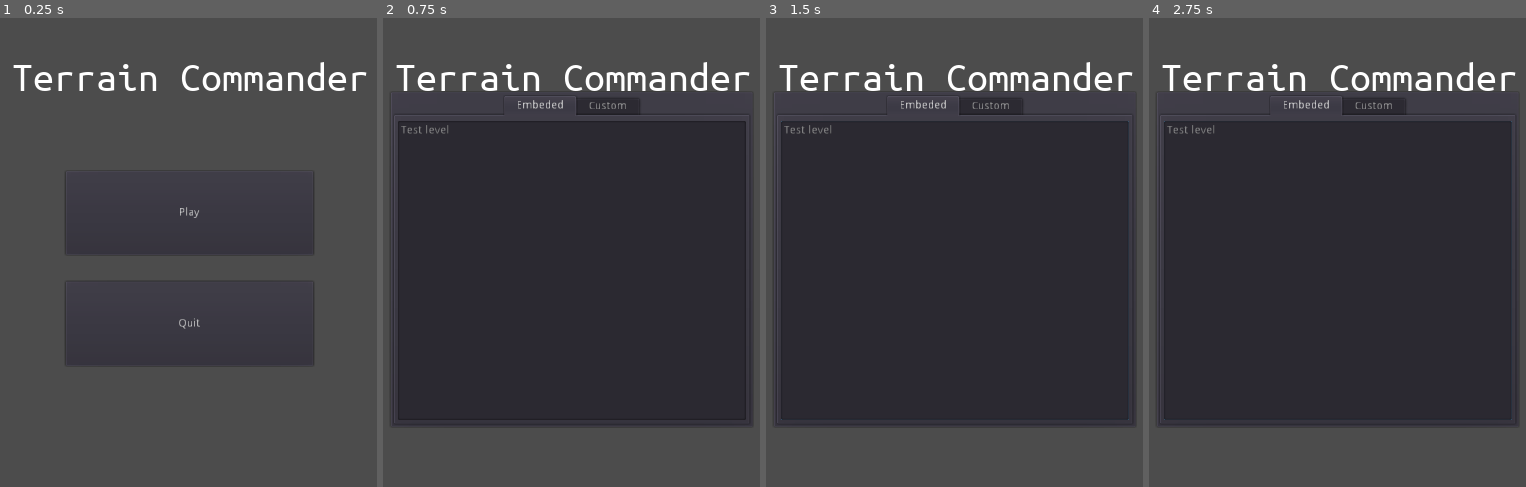
Above: before the commit, frames 1-4 (left to right).
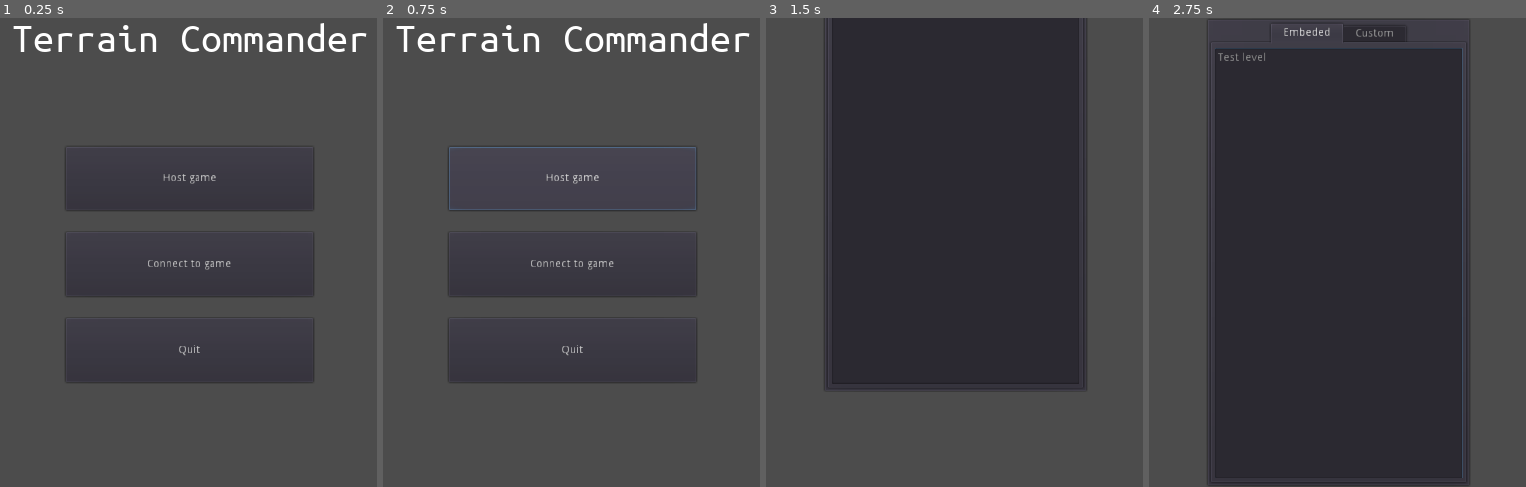
Above: after the commit, the same moments.

Repository: Blinc13/terrain_commander
Game: Godot game, scene res://scenes/ui/MainMenu.tscn
The game is run twice, just before and just after one commit, with the same random seed, the same clock (stepped at 60 frames per second) and the same inputs.
Inputs (mouse positions are in pixels of both pictures, inside the frame that each line leads up to):
- Up to frame 1 (0.25 s): no input
- Up to frame 2 (0.75 s): click (571, 177) at 0.5 s, where only the run after the commit has a clickable "Host game"
- Up to frame 3 (1.5 s): click (954, 158) at 1.25 s, where only the run after the commit has a clickable "Connect to game"
- Up to frame 4 (2.75 s): click (1337, 214) at 2 s, where only the run before the commit has a clickable "Play"

The runs differ from the first frame. In frame 1, 3.8% of the frame differs, in the area x 3-98%, y 1-78%; in frame 2, 45%, in the area x 2-98%, y 1-87%; in frame 3, 31%; in frame 4, 31%.

Commit message:
Menu animations Menu currently is unusable

Diff:
--- a/project.godot
+++ b/project.godot
@@ -38,6 +38,11 @@
 "class": "TerrainManager",
 "language": "GDScript",
 "path": "res://src/objects/terrain_manager.gd"
+}, {
+"base": "Tween",
+"class": "UiAnimations",
+"language": "GDScript",
+"path": "res://src/ui/animation.gd"
 } ]
 _global_script_class_icons={
 "Game": "",
@@ -45,7 +50,8 @@
 "PlayersManager": "",
 "Projectile": "",
 "TerrainFragment": "",
-"TerrainManager": ""
+"TerrainManager": "",
+"UiAnimations": ""
 }
 
 [application]
--- a/scenes/ui/MainMenu.tscn
+++ b/scenes/ui/MainMenu.tscn
@@ -1,107 +1,164 @@
-[gd_scene load_steps=4 format=2]
+[gd_scene load_steps=6 format=2]
 
 [ext_resource path="res://assets/fonts/Ubuntu_Mono/UbuntuMono-Regular.ttf" type="DynamicFontData" id=1]
 [ext_resource path="res://src/ui/main_menu.gd" type="Script" id=2]
+[ext_resource path="res://src/ui/animation.gd" type="Script" id=3]
 
 [sub_resource type="DynamicFont" id=1]
 size = 55
 font_data = ExtResource( 1 )
 
+[sub_resource type="Animation" id=2]
+resource_name = "main_to_levels"
+length = 1.5
+step = 0.5
+tracks/0/type = "value"
+tracks/0/path = NodePath("MainScreen:rect_position")
+tracks/0/interp = 1
+tracks/0/loop_wrap = true
+tracks/0/imported = false
+tracks/0/enabled = true
+tracks/0/keys = {
+"times": PoolRealArray( 0, 1.5 ),
+"transitions": PoolRealArray( 0.129408, 0.129408 ),
+"update": 0,
+"values": [ Vector2( 0, 49 ), Vector2( 3, 737 ) ]
+}
+tracks/1/type = "value"
+tracks/1/path = NodePath("LevelsList/HBoxContainer/LevelsList:rect_position")
+tracks/1/interp = 1
+tracks/1/loop_wrap = true
+tracks/1/imported = false
+tracks/1/enabled = true
+tracks/1/keys = {
+"times": PoolRealArray( 0, 1.5 ),
+"transitions": PoolRealArray( 0.1291, 0.1291 ),
+"update": 0,
+"values": [ Vector2( 283, -554 ), Vector2( 280, 78 ) ]
+}
+
 [node name="Control" type="Control"]
 anchor_right = 1.0
 anchor_bottom = 1.0
 script = ExtResource( 2 )
 
-[node name="Title" type="VBoxContainer" parent="."]
+[node name="MainScreen" type="VBoxContainer" parent="."]
 anchor_top = 0.5
 anchor_right = 1.0
 anchor_bottom = 0.5
-margin_top = -251.0
-margin_bottom = 257.0
+margin_top = -300.0
+margin_bottom = 300.0
 alignment = 1
 
-[node name="Label" type="Label" parent="Title"]
+[node name="Label" type="Label" parent="MainScreen"]
 margin_right = 1024.0
 margin_bottom = 56.0
 custom_fonts/font = SubResource( 1 )
 text = "Terrain Commander"
 align = 1
 
-[node name="Separator" type="Control" parent="Title"]
+[node name="Separator" type="Control" parent="MainScreen"]
 margin_top = 60.0
 margin_right = 1024.0
-margin_bottom = 144.0
+margin_bottom = 162.0
 size_flags_vertical = 3
 size_flags_stretch_ratio = 0.34
 
-[node name="HBoxContainer" type="HBoxContainer" parent="Title"]
-margin_top = 148.0
-margin_right = 1024.0
-margin_bottom = 397.0
-size_flags_vertical = 3
-
-[node name="Separator" type="Control" parent="Title/HBoxContainer"]
+[node name="HBoxContainer" type="HBoxContainer" parent="MainScreen"]
+margin_top = 166.0
+margin_right = 1024.0
+margin_bottom = 466.0
+size_flags_vertical = 3
+
+[node name="Separator" type="Control" parent="MainScreen/HBoxContainer"]
 margin_right = 349.0
-margin_bottom = 249.0
-size_flags_horizontal = 3
-
-[node name="VBoxContainer" type="VBoxContainer" parent="Title/HBoxContainer"]
+margin_bottom = 300.0
+size_flags_horizontal = 3
+
+[node name="VBoxContainer" type="VBoxContainer" parent="MainScreen/HBoxContainer"]
 margin_left = 353.0
 margin_right = 670.0
-margin_bottom = 249.0
+margin_bottom = 300.0
 size_flags_horizontal = 3
 size_flags_stretch_ratio = 0.91
 
-[node name="PlayButton" type="Button" parent="Title/HBoxContainer/VBoxContainer"]
-margin_right = 317.0
-margin_bottom = 107.0
-size_flags_vertical = 3
-text = "Play"
-
-[node name="Separator" type="Control" parent="Title/HBoxContainer/VBoxContainer"]
-margin_top = 111.0
-margin_right = 317.0
-margin_bottom = 137.0
+[node name="HostButton" type="Button" parent="MainScreen/HBoxContainer/VBoxContainer"]
+margin_right = 317.0
+margin_bottom = 81.0
+size_flags_vertical = 3
+text = "Host game"
+
+[node name="Separator" type="Control" parent="MainScreen/HBoxContainer/VBoxContainer"]
+margin_top = 85.0
+margin_right = 317.0
+margin_bottom = 105.0
 size_flags_vertical = 3
 size_flags_stretch_ratio = 0.24
 
-[node name="QuitButton" type="Button" parent="Title/HBoxContainer/VBoxContainer"]
-margin_top = 141.0
-margin_right = 317.0
-margin_bottom = 249.0
+[node name="ConnectButton" type="Button" parent="MainScreen/HBoxContainer/VBoxContainer"]
+margin_top = 109.0
+margin_right = 317.0
+margin_bottom = 190.0
+size_flags_vertical = 3
+text = "Connect to game"
+
+[node name="Separator2" type="Control" parent="MainScreen/HBoxContainer/VBoxContainer"]
+margin_top = 194.0
+margin_right = 317.0
+margin_bottom = 214.0
+size_flags_vertical = 3
+size_flags_stretch_ratio = 0.24
+
+[node name="QuitButton" type="Button" parent="MainScreen/HBoxContainer/VBoxContainer"]
+margin_top = 218.0
+margin_right = 317.0
+margin_bottom = 300.0
 size_flags_vertical = 3
 text = "Quit"
 
-[node name="Separator2" type="Control" parent="Title/HBoxContainer"]
+[node name="Separator2" type="Control" parent="MainScreen/HBoxContainer"]
 margin_left = 674.0
 margin_right = 1024.0
-margin_bottom = 249.0
-size_flags_horizontal = 3
-
-[node name="Separator2" type="Control" parent="Title"]
-margin_top = 401.0
-margin_right = 1024.0
-margin_bottom = 508.0
+margin_bottom = 300.0
+size_flags_horizontal = 3
+
+[node name="Separator2" type="Control" parent="MainScreen"]
+margin_top = 470.0
+margin_right = 1024.0
+margin_bottom = 600.0
 size_flags_vertical = 3
 size_flags_stretch_ratio = 0.43
 
-[node name="LevelsList" type="PanelContainer" parent="."]
-visible = false
-anchor_left = 0.271
-anchor_top = 0.155
-anchor_right = 0.727
-anchor_bottom = 0.875
-margin_left = -0.504028
-margin_right = -0.448059
-margin_bottom = -6.10352e-05
-
-[node name="TabContainer" type="TabContainer" parent="LevelsList"]
+[node name="LevelsList" type="VBoxContainer" parent="."]
+anchor_top = 0.5
+anchor_right = 1.0
+anchor_bottom = 0.5
+margin_top = -900.0
+margin_bottom = -300.0
+
+[node name="HBoxContainer" type="HBoxContainer" parent="LevelsList"]
+margin_right = 1024.0
+margin_bottom = 600.0
+size_flags_vertical = 3
+
+[node name="Separator" type="Control" parent="LevelsList/HBoxContainer"]
+margin_right = 338.0
+margin_bottom = 600.0
+size_flags_horizontal = 3
+
+[node name="LevelsList" type="PanelContainer" parent="LevelsList/HBoxContainer"]
+margin_left = 342.0
+margin_right = 681.0
+margin_bottom = 600.0
+size_flags_horizontal = 3
+
+[node name="TabContainer" type="TabContainer" parent="LevelsList/HBoxContainer/LevelsList"]
 margin_left = 7.0
 margin_top = 7.0
-margin_right = 460.0
-margin_bottom = 425.0
-
-[node name="Embeded" type="ItemList" parent="LevelsList/TabContainer"]
+margin_right = 332.0
+margin_bottom = 593.0
+
+[node name="Embeded" type="ItemList" parent="LevelsList/HBoxContainer/LevelsList/TabContainer"]
 anchor_right = 1.0
 anchor_bottom = 1.0
 margin_left = 4.0
@@ -110,41 +167,62 @@
 margin_bottom = -4.0
 max_columns = 2
 
-[node name="Custom" type="ItemList" parent="LevelsList/TabContainer"]
+[node name="Custom" type="ItemList" parent="LevelsList/HBoxContainer/LevelsList/TabContainer"]
 visible = false
 margin_right = 40.0
 margin_bottom = 40.0
 
-[node name="Lobby" type="PanelContainer" parent="."]
-visible = false
-anchor_left = 0.255
-anchor_top = 0.1
-anchor_right = 0.744
-anchor_bottom = 0.898
-margin_left = -0.120026
-margin_right = 0.143982
-margin_bottom = 0.199951
-
-[node name="VBoxContainer" type="VBoxContainer" parent="Lobby"]
+[node name="Separator2" type="Control" parent="LevelsList/HBoxContainer"]
+margin_left = 685.0
+margin_right = 1024.0
+margin_bottom = 600.0
+size_flags_horizontal = 3
+
+[node name="Lobby" type="VBoxContainer" parent="."]
+anchor_top = 0.5
+anchor_right = 1.0
+anchor_bottom = 0.5
+margin_left = -1024.0
+margin_top = -300.0
+margin_right = -1024.0
+margin_bottom = 300.0
+
+[node name="HBoxContainer" type="HBoxContainer" parent="Lobby"]
+margin_right = 1024.0
+margin_bottom = 600.0
+size_flags_vertical = 3
+
+[node name="Separator" type="Control" parent="Lobby/HBoxContainer"]
+margin_right = 338.0
+margin_bottom = 600.0
+size_flags_horizontal = 3
+
+[node name="Lobby" type="PanelContainer" parent="Lobby/HBoxContainer"]
+margin_left = 342.0
+margin_right = 681.0
+margin_bottom = 600.0
+size_flags_horizontal = 3
+
+[node name="VBoxContainer" type="VBoxContainer" parent="Lobby/HBoxContainer/Lobby"]
 margin_left = 7.0
 margin_top = 7.0
-margin_right = 494.0
-margin_bottom = 472.0
-
-[node name="StartServer" type="Button" parent="Lobby/VBoxContainer"]
-margin_right = 487.0
-margin_bottom = 230.0
+margin_right = 332.0
+margin_bottom = 593.0
+
+[node name="StartServer" type="Button" parent="Lobby/HBoxContainer/Lobby/VBoxContainer"]
+margin_right = 325.0
+margin_bottom = 291.0
 size_flags_vertical = 3
 text = "Start server"
 
-[node name="Connect" type="Button" parent="Lobby/VBoxContainer"]
-margin_top = 234.0
-margin_right = 487.0
-margin_bottom = 464.0
+[node name="Connect" type="Button" parent="Lobby/HBoxContainer/Lobby/VBoxContainer"]
+margin_top = 295.0
+margin_right = 325.0
+margin_bottom = 586.0
 size_flags_vertical = 3
 text = "Connect to server"
 
-[node name="StartGame" type="Button" parent="Lobby/VBoxContainer"]
+[node name="StartGame" type="Button" parent="Lobby/HBoxContainer/Lobby/VBoxContainer"]
 visible = false
 margin_top = 312.0
 margin_right = 487.0
@@ -152,9 +230,21 @@
 size_flags_vertical = 3
 text = "Start game"
 
-[connection signal="pressed" from="Title/HBoxContainer/VBoxContainer/PlayButton" to="." method="play"]
-[connection signal="pressed" from="Title/HBoxContainer/VBoxContainer/QuitButton" to="." method="quit"]
-[connection signal="item_activated" from="LevelsList/TabContainer/Embeded" to="." method="embeded_level_selected"]
-[connection signal="pressed" from="Lobby/VBoxContainer/StartServer" to="." method="server_start"]
-[connection signal="pressed" from="Lobby/VBoxContainer/Connect" to="." method="connect_to_server"]
-[connection signal="pressed" from="Lobby/VBoxContainer/StartGame" to="." method="start_game"]
+[node name="Separator2" type="Control" parent="Lobby/HBoxContainer"]
+margin_left = 685.0
+margin_right = 1024.0
+margin_bottom = 600.0
+size_flags_horizontal = 3
+
+[node name="AnimationPlayer" type="AnimationPlayer" parent="."]
+anims/main_to_levels = SubResource( 2 )
+
+[node name="Tween" type="Tween" parent="."]
+script = ExtResource( 3 )
+
+[connection signal="pressed" from="MainScreen/HBoxContainer/VBoxContainer/HostButton" to="." method="host"]
+[connection signal="pressed" from="MainScreen/HBoxContainer/VBoxContainer/QuitButton" to="." method="quit"]
+[connection signal="item_activated" from="LevelsList/HBoxContainer/LevelsList/TabContainer/Embeded" to="." method="embeded_level_selected"]
+[connection signal="pressed" from="Lobby/HBoxContainer/Lobby/VBoxContainer/StartServer" to="." method="server_start"]
+[connection signal="pressed" from="Lobby/HBoxContainer/Lobby/VBoxContainer/Connect" to="." method="connect_to_server"]
+[connection signal="pressed" from="Lobby/HBoxContainer/Lobby/VBoxContainer/StartGame" to="." method="start_game"]
--- /dev/null
+++ b/src/ui/animation.gd
@@ -0,0 +1,15 @@
+extends Tween
+
+class_name UiAnimations
+
+func add_move(ui_el: Control, from: Vector2, to: Vector2, time: float):
+	interpolate_property(ui_el, "rect_position", from, to, time, Tween.TRANS_QUINT, Tween.EASE_IN_OUT)
+
+func change_places(ui_el_f: Control, ui_el_s: Control, time: float):
+	var f_pos = ui_el_f.rect_position
+	var s_pos = ui_el_s.rect_position
+
+	print(f_pos, " ", s_pos)
+
+	add_move(ui_el_f, f_pos, s_pos, time)
+	add_move(ui_el_s, s_pos, f_pos, time)
--- a/src/ui/main_menu.gd
+++ b/src/ui/main_menu.gd
@@ -1,17 +1,18 @@
 extends Control
 
-onready var levels_list = $LevelsList
+onready var levels_list = $LevelsList/HBoxContainer/LevelsList
 
 func quit():
 	get_tree().quit(0)
 
-func play():
+func host():
 	init_levels_list()
 
-	levels_list.show()
+	$Tween.change_places($MainScreen, $LevelsList, 1.6)
+	$Tween.start()
 
 #######################Levels list############################
-onready var embeded_levels = $LevelsList/TabContainer/Embeded
+onready var embeded_levels = $LevelsList/HBoxContainer/LevelsList/TabContainer/Embeded
 #onready var custom_levels = $LevelsList/TabContainer/Custom
 var selected_level_scene_path: String
 
@@ -34,7 +35,8 @@
 
 #######################Lobby#####################################
 func init_lobby():
-	$Lobby.show()
+	$Tween.change_places($LevelsList, $Lobby, 1.6)
+	$Tween.start()
 
 func server_start():
 	Server.init(true, Server.Parameters.new())
